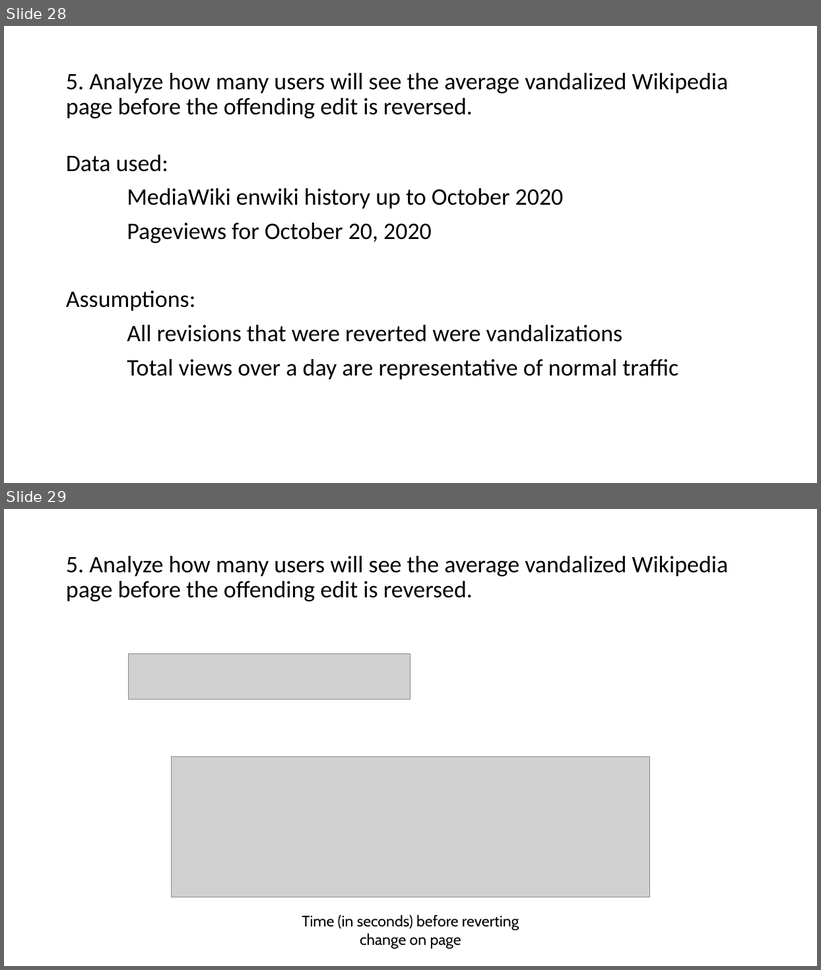
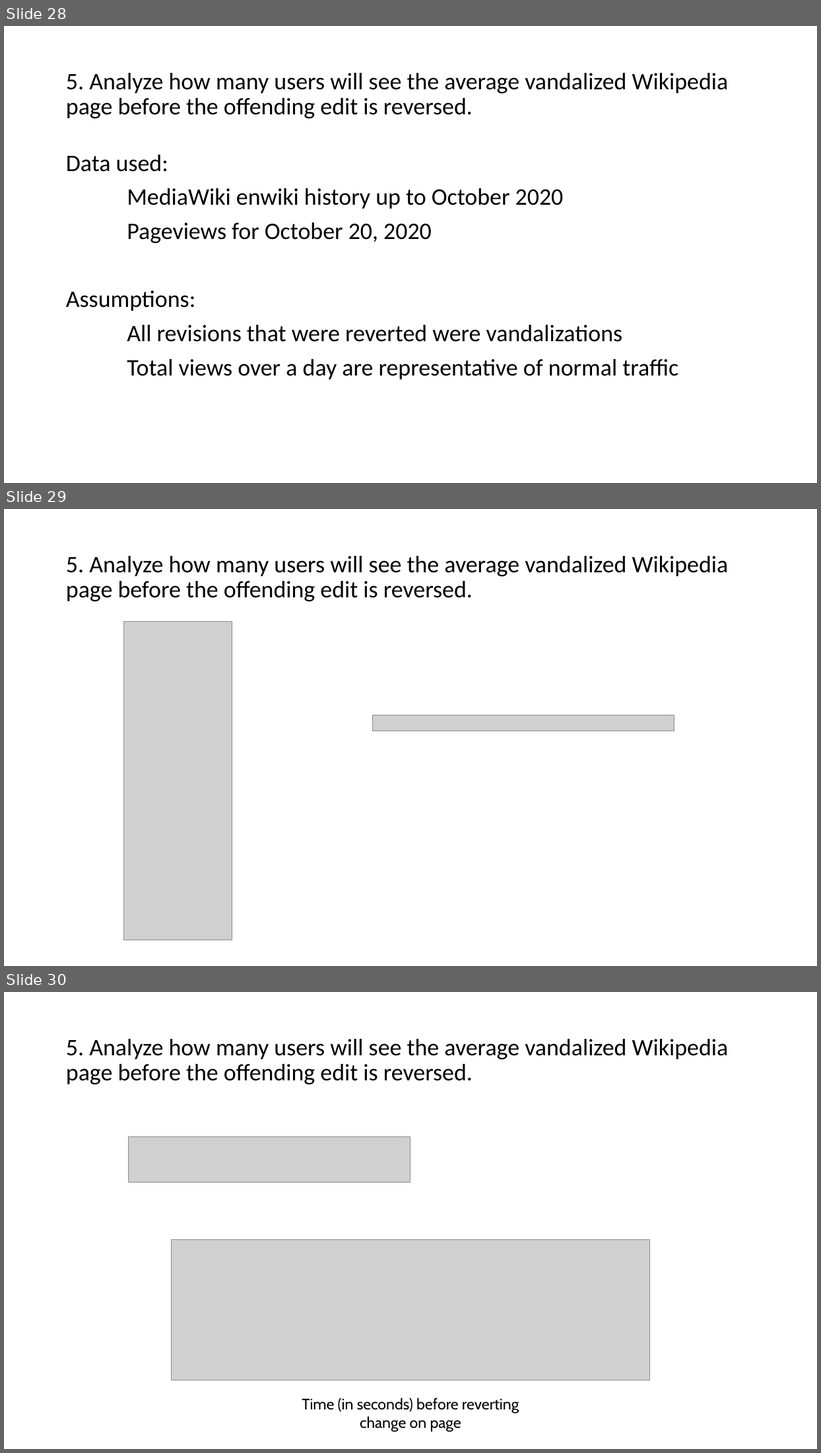
Before and after one commit to ChrisChee1/RevatureProject1, a slide deck: proj1/Revature Project 1.pptx. Shown one above the other, each under a label of ours: slides 28 and 29 before the commit, slides 28, 29 and 30 after it. The pictures are 821x970 and 821x1453 pixels, drawn with LibreOffice and Linux fonts; fonts in the diff are those of the drawing; grey boxes stand for pictures. Boxes give left, top, right and bottom in pixels: in the first picture for what was removed or moved away, otherwise in the second. Text is boxed around its words. In the diff, an @@ line names an element or a change of style, - is before the commit and + after.

```diff
--- a/proj1/Revature Project 1.pptx
+++ b/proj1/Revature Project 1.pptx
@@ slide 29 added at (4, 509, 817, 966), background #FFFFFF @@
@@ title added at (66, 556, 729, 601), 28 pt, text #000000 @@
+5. Analyze how many users will see the average vandalized Wikipedia page before the offending edit is reversed.
@@ picture added at (124, 622, 232, 940) @@
@@ picture added at (373, 716, 675, 731) @@
@@ what was slide 29 is now slide 30 @@
```
Also in this commit, not shown: 1 slide changed, 3 other files.
